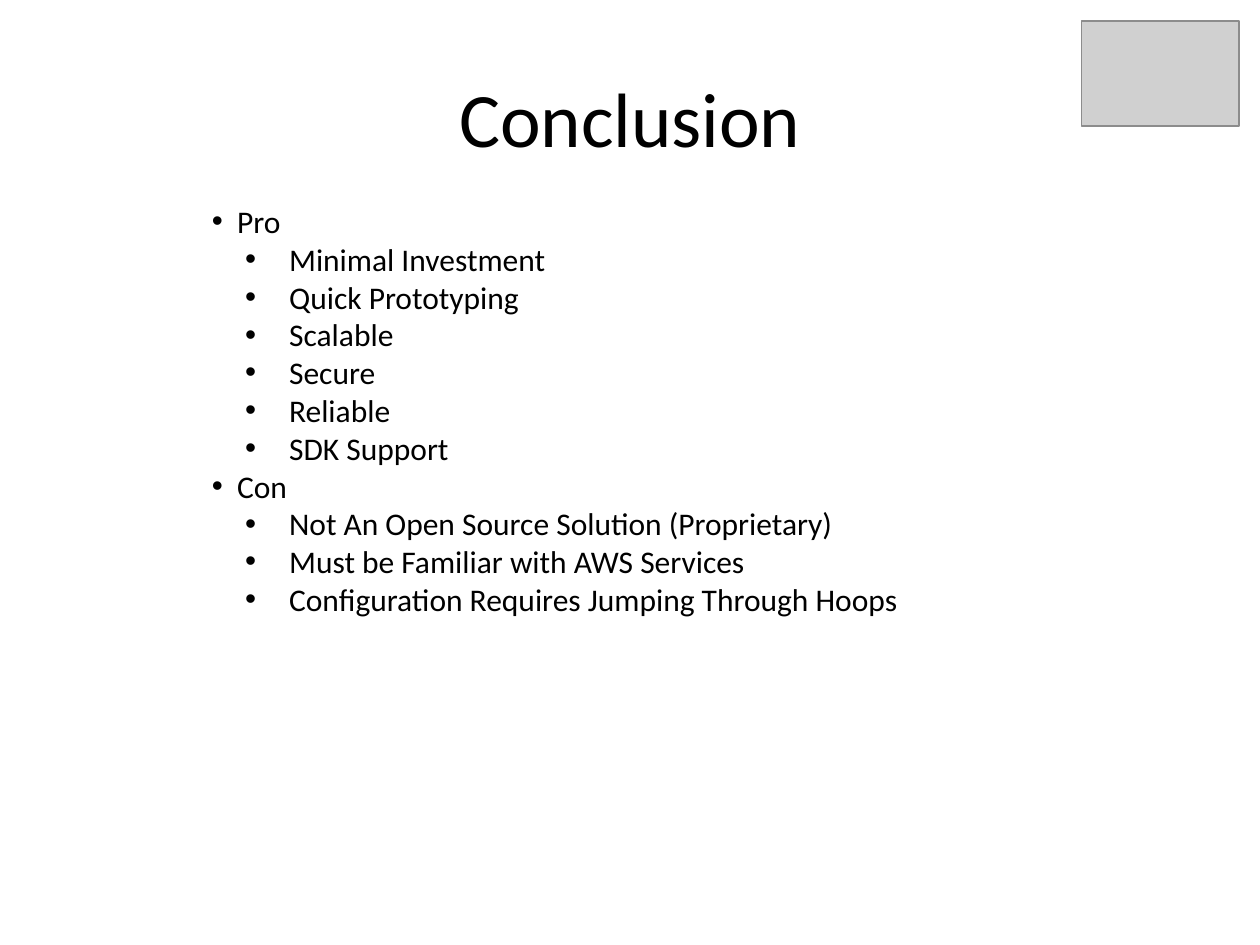
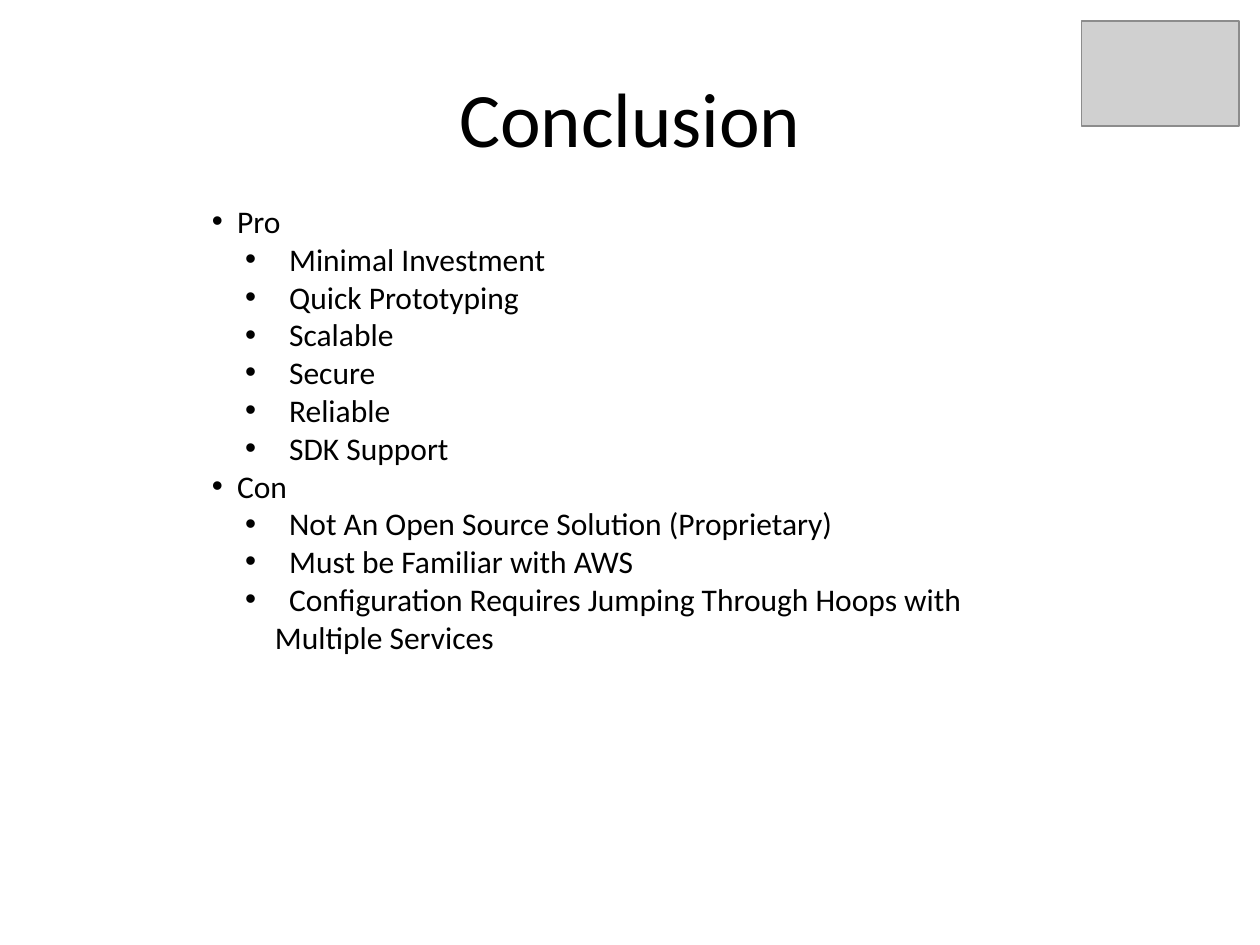
Before and after one commit to kskalvar/AWS-IoT-AndroidStudio, a slide deck: slide 14 of .assets/IoT-QuickStart-with-AWS.pptx. Drawn at 1260x945 pixels with LibreOffice and Linux fonts; fonts in the diff are those of the drawing; grey boxes stand for pictures. Boxes give left, top, right and bottom in pixels: in the first picture for what was removed or moved away, otherwise in the second. Text is boxed around its words. In the diff, an @@ line names an element or a change of style, - is before the commit and + after.

```diff
--- a/.assets/IoT-QuickStart-with-AWS.pptx
+++ b/.assets/IoT-QuickStart-with-AWS.pptx
@@ text at (275, 551, 961, 654): text changed @@
-  • Must be Familiar with AWS Services
-  • Configuration Requires Jumping Through Hoops
+  • Must be Familiar with AWS
+  • Configuration Requires Jumping Through Hoops with Multiple Services
```
Also in this commit, not shown: 2 other slides changed, 2 other files.
